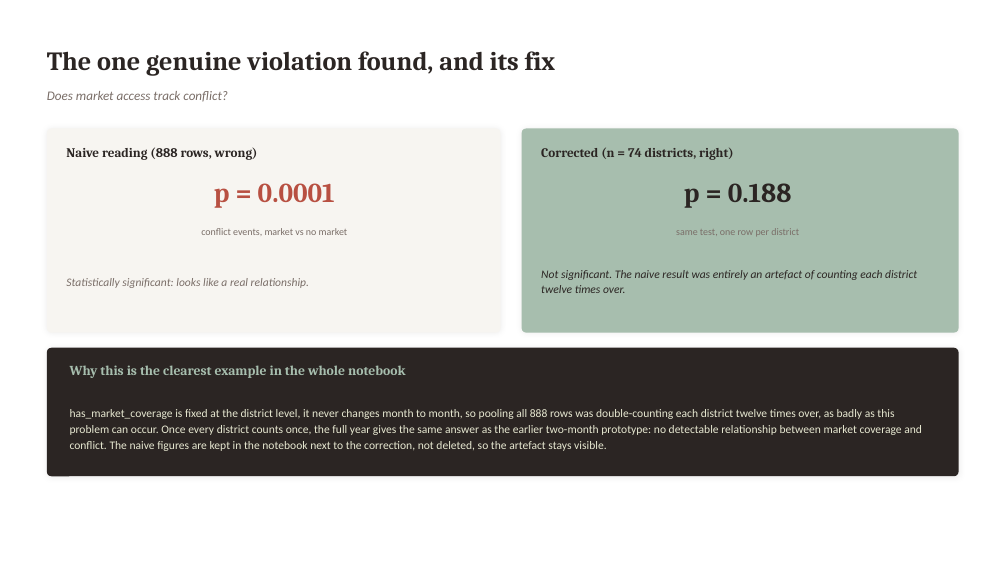
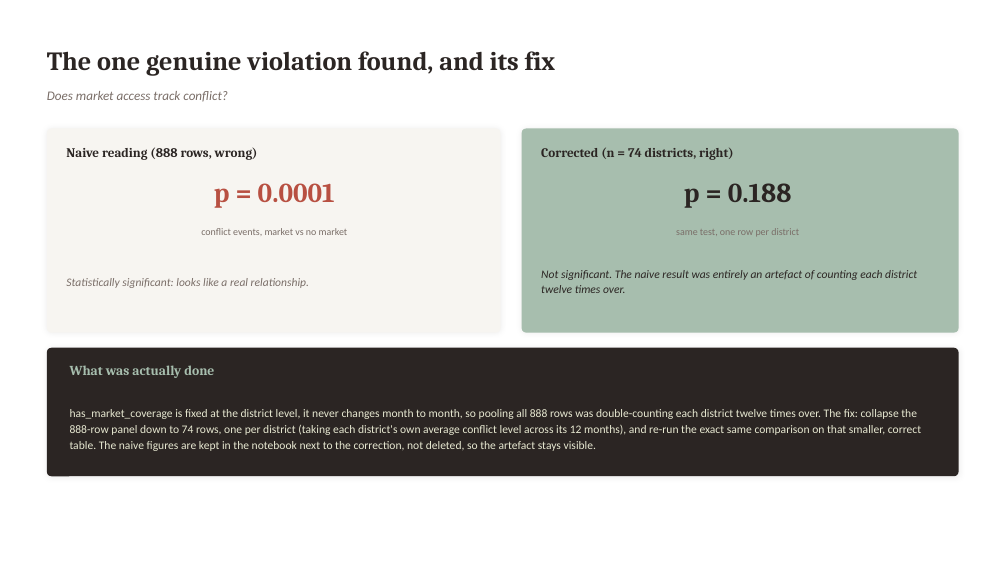
Before and after one commit to hcfgsqm2q7-lang/Dissertation---Samuel-Aracena, a slide deck: slide 9 of weekly_meetings/2026_08_17_slides.pptx. Drawn at 1008x567 pixels with LibreOffice and Linux fonts; fonts in the diff are those of the drawing. Boxes give left, top, right and bottom in pixels: in the first picture for what was removed or moved away, otherwise in the second. Text is boxed around its words. In the diff, an @@ line names an element or a change of style, - is before the commit and + after.

```diff
--- a/weekly_meetings/2026_08_17_slides.pptx
+++ b/weekly_meetings/2026_08_17_slides.pptx
@@ text at bbox=[70, 365, 214, 378]: text changed @@
-Why this is the clearest example in the whole notebook
+What was actually done
@@ text at bbox=[70, 409, 921, 451]: text changed @@
-has_market_coverage is fixed at the district level, it never changes month to month, so pooling all 888 rows was double-counting each district twelve times over, as badly as this problem can occur. Once every district counts once, the full year gives the same answer as the earlier two-month prototype: no detectable relationship between market coverage and conflict. The naive figures are kept in the notebook next to the correction, not deleted, so the artefact stays visible.
+has_market_coverage is fixed at the district level, it never changes month to month, so pooling all 888 rows was double-counting each district twelve times over. The fix: collapse the 888-row panel down to 74 rows, one per district (taking each district's own average conflict level across its 12 months), and re-run the exact same comparison on that smaller, correct table. The naive figures are kept in the notebook next to the correction, not deleted, so the artefact stays visible.
```
Also in this commit, not shown: 7 other slides changed, 5 slides added, 1 slide removed, 1 other file.
